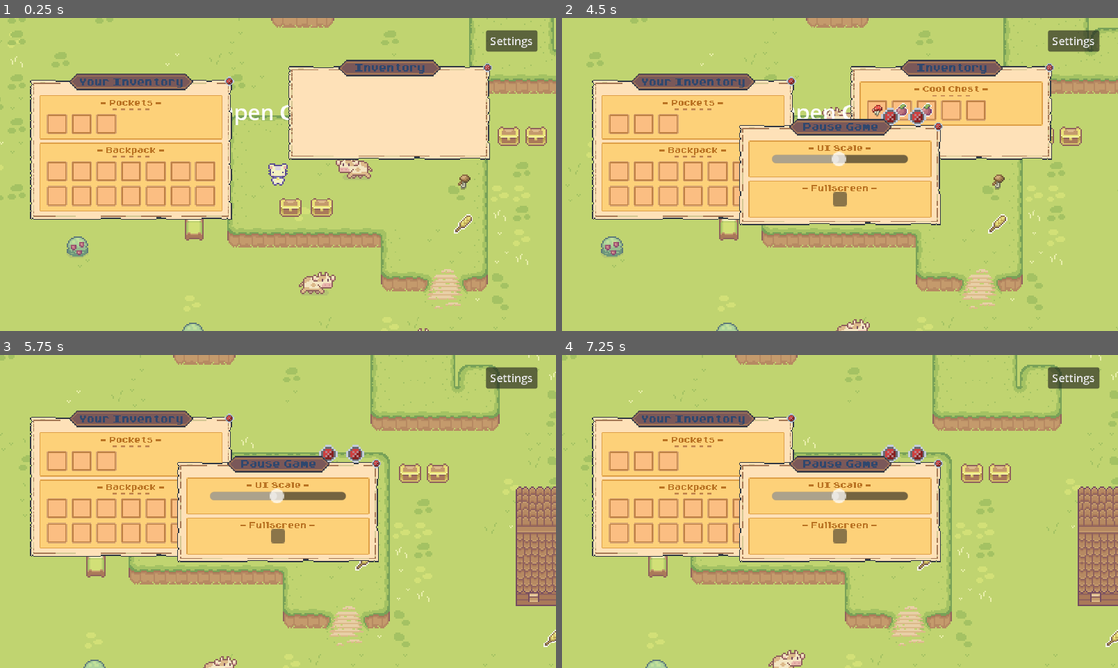
Above: before the commit, frames 1-4 (two rows, left to right).
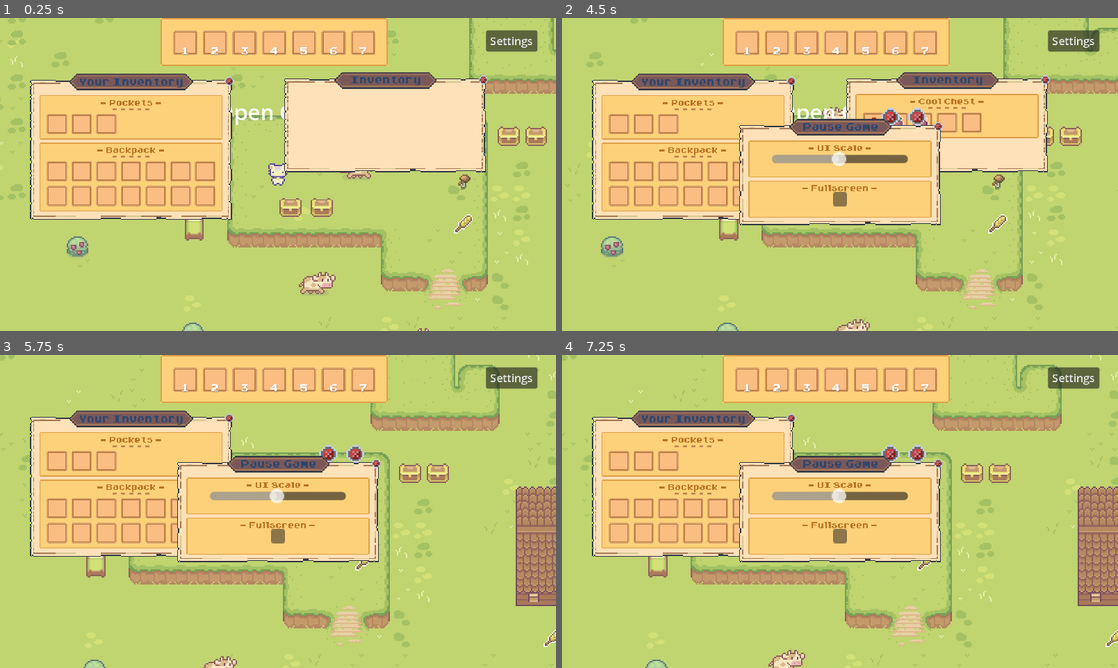
Above: after the commit, the same moments.

Repository: kawaiibats/tacobat
Game: Godot game, scene res://scenes/master.tscn
Two runs of this game, one before a commit and one after it. Both use one fixed random seed, a clock stepped at 60 frames per second and the inputs below. Sound files missing from this copy of the repository are replaced by a short silence.
Inputs (mouse positions are in pixels of both pictures, inside the frame that each line leads up to):
- Up to frame 1 (0.25 s): no input
- Up to frame 2 (4.5 s): drag from (639, 246) to (840, 174) at 0.52 s; click "Settings" at 1.25 s; click (890, 115) at 2 s; click (917, 71) at 2.75 s; tap Enter at 3.5 s; drag from (951, 111) to (840, 174) at 3.52 s; tap Space at 4.25 s; move the mouse to (695, 149) at 4.27 s; press the mouse at (695, 149) at 4.28 s; hold D (right) from 4.28 s (still down); tap F (interact) at 4.35 s
- Up to frame 3 (5.75 s): release D (right) at 5 s; release the mouse at (133, 486) at 5 s; drag from (55, 461) to (278, 511) at 5.02 s
- Up to frame 4 (7.25 s): tap Enter at 5.75 s; drag from (645, 461) to (756, 542) at 5.77 s; tap Space at 6.5 s; drag from (667, 461) to (756, 542) at 6.52 s

The runs differ from the first frame. In frame 1, 11% of the frame differs, in the area x 28-89%, y 0-50%; in frame 2, 13%; in frame 3, 6.3%; in frame 4, 6.3%.

Commit message:
Basic hotbar, some fixes
updated my jank chest data saving method

Implemented the hotbar. It readies as an inventory but only contains slots  so it will take special implementation into the player inventory overall pickup system

hotbar

Diff:
--- /dev/null
+++ b/components/inventory/core/hotbar.gd
@@ -0,0 +1,19 @@
+class_name Hotbar extends Scale_Control
+
+@export var slot_container_path: NodePath
+@onready var slot_container = get_node( slot_container_path ) as Control
+
+@export var hotbarSize: int
+var hotbar_slot_res = preload("res://components/inventory/core/hotbar_slot.tscn")
+
+var slots : Array = []
+
+var isChest = false
+
+func _ready():
+	for s in hotbarSize:
+		var slot = hotbar_slot_res.instantiate()
+		slot.key = str( s + 1 )
+		slot_container.add_child( slot )
+		slots.append( slot )
+	SignalManager.emit_signal( "inventory_ready", self )
--- /dev/null
+++ b/components/inventory/core/hotbar.tscn
@@ -0,0 +1,39 @@
+[gd_scene load_steps=3 format=3 uid="uid://ukw6pom5at6"]
+
+[ext_resource type="Texture2D" uid="uid://1gygnx0x44wk" path="res://art/statoasty/UI books & more.png" id="1_0rox8"]
+[ext_resource type="Script" path="res://components/inventory/core/hotbar.gd" id="2_wy4s0"]
+
+[node name="hotbar" type="NinePatchRect"]
+anchors_preset = 5
+anchor_left = 0.5
+anchor_right = 0.5
+offset_left = -92.0
+offset_right = 92.0
+offset_bottom = 39.0
+grow_horizontal = 2
+texture = ExtResource("1_0rox8")
+region_rect = Rect2(354, 274, 28, 12)
+patch_margin_left = 27
+patch_margin_top = 11
+patch_margin_right = 27
+patch_margin_bottom = 11
+script = ExtResource("2_wy4s0")
+slot_container_path = NodePath("slot_container")
+
+[node name="slot_container" type="GridContainer" parent="."]
+layout_mode = 1
+anchors_preset = 8
+anchor_left = 0.5
+anchor_top = 0.5
+anchor_right = 0.5
+anchor_bottom = 0.5
+offset_left = -82.0
+offset_top = -10.0
+offset_right = 82.0
+offset_bottom = 10.0
+grow_horizontal = 2
+grow_vertical = 2
+mouse_filter = 2
+theme_override_constants/h_separation = 4
+theme_override_constants/v_separation = 4
+columns = 7
--- /dev/null
+++ b/components/inventory/core/hotbar_slot.gd
@@ -0,0 +1,17 @@
+class_name Hotbar_Slot extends Inventory_Slot
+
+@export var lbl_key_path: NodePath
+@onready var lbl_key = get_node( lbl_key_path ) as Label
+
+
+var key
+
+
+
+func _ready():
+	lbl_key.text = key
+
+
+func _input( event ):
+	if Input.is_action_just_pressed("hotbar_" + key):
+		print( "Activated hotbar slot: ", key)
--- /dev/null
+++ b/components/inventory/core/hotbar_slot.tscn
@@ -0,0 +1,43 @@
+[gd_scene load_steps=4 format=3 uid="uid://y4qpa4pl1ybo"]
+
+[ext_resource type="PackedScene" path="res://components/inventory/core/inventory_slot.tscn" id="1_3r2fr"]
+[ext_resource type="Script" path="res://components/inventory/core/hotbar_slot.gd" id="2_b7hw0"]
+[ext_resource type="LabelSettings" uid="uid://bgkfb6rn46cwb" path="res://font/hotbarKey.tres" id="2_qifa4"]
+
+[node name="hotbar_slot" instance=ExtResource("1_3r2fr")]
+anchors_preset = -1
+anchor_left = -0.001
+anchor_right = 0.013
+anchor_bottom = 0.025
+offset_left = 0.42
+offset_right = 0.539999
+script = ExtResource("2_b7hw0")
+lbl_key_path = NodePath("lbl_key")
+
+[node name="item_container" parent="." index="0"]
+layout_mode = 1
+anchors_preset = 15
+anchor_right = 1.0
+anchor_bottom = 1.0
+offset_right = 0.0
+offset_bottom = 0.0
+grow_horizontal = 2
+grow_vertical = 2
+
+[node name="lbl_key" type="Label" parent="." index="1"]
+layout_mode = 1
+anchors_preset = -1
+anchor_top = 0.536
+anchor_right = 1.0
+anchor_bottom = 1.0
+offset_left = -1.0
+offset_top = 0.28
+offset_right = 36.0
+offset_bottom = 18.0
+grow_horizontal = 2
+grow_vertical = 0
+scale = Vector2(0.4, 0.4)
+text = "1"
+label_settings = ExtResource("2_qifa4")
+horizontal_alignment = 1
+vertical_alignment = 1
--- a/components/inventory/core/inventory.gd
+++ b/components/inventory/core/inventory.gd
@@ -13,6 +13,8 @@
 @onready var slot_container = get_node( slot_path )
 
 var slots : Array = []
+
+var isChest = false
 
 var debug = false
 
--- a/components/inventory/core/inventory_slot.gd
+++ b/components/inventory/core/inventory_slot.gd
@@ -48,7 +48,7 @@
 
 
 	# chest inventory updating ???
-	if container.get_parent().get_parent().get_parent().chest:
+	if container.get_parent().get_parent().get_parent().isChest == true:
 		print("TESTWIP: ", container.get_parent().get_parent().get_parent().chest.current_items)
 
 		container.get_parent().get_parent().get_parent().chest.current_items.erase(item.id)
--- a/components/managers/inventory_manager.gd
+++ b/components/managers/inventory_manager.gd
@@ -28,7 +28,7 @@
 	inventories.append ( inventory )
 
 	for slot in inventory.slots:
-		print("slotname:", slot)
+		#print("slotname:", slot)
 		slot.mouse_entered.connect(self._on_mouse_entered_slot.bind(slot) )
 		slot.mouse_exited.connect(self._on_mouse_exited_slot)
 		slot.gui_input.connect(self._on_gui_input_slot.bind(slot) )
@@ -67,6 +67,7 @@
 	if event is InputEventMouseMotion and item_in_hand:
 		#print("Item in hand pos:", item_in_hand.position)
 		#print("Event pos:", event.position)
+
 		item_in_hand.position = event.position + Vector2(-8, -8) # no idea why this breaks if i use a variable3
 
 
@@ -113,7 +114,7 @@
 			if slot is Equipment_Slot and item_in_hand.type != slot.type:
 				return
 
-
+			item_in_hand.z_index = 0 # fix for item in hand display on cursor
 			item_in_hand_node.remove_child(item_in_hand)
 
 			if slot.item:
@@ -133,12 +134,15 @@
 					slot.put_item( item_in_hand )
 					item_in_hand = temp_item
 					item_in_hand_node.add_child.call_deferred (item_in_hand)
+					item_in_hand_node.get_child(0).z_index = 1 #  # fix for item in hand display on cursor
 
 			else:
 				slot.put_item( item_in_hand )
 
-				# placing into a chest
-				if slot.container.get_parent().get_parent().get_parent().chest:
+				# placing into a chest JANK
+				print("jank name:", slot.container.get_parent().get_parent().get_parent().name)
+				if slot.container.get_parent().get_parent().get_parent().isChest == true:
+					print(slot.container.get_parent().get_parent().get_parent())
 					print("APPENDING 2: ", slot.container.get_parent().get_parent().get_parent().chest.current_items)
 					slot.container.get_parent().get_parent().get_parent().chest.current_items.append(item_in_hand.id)
 
@@ -149,8 +153,8 @@
 			item_offset = event.global_position - item_in_hand.global_position
 			slot.pick_item()
 			item_in_hand_node.add_child( item_in_hand )
+			item_in_hand_node.get_child(0).z_index = 1 # fix for item in hand display on cursor
 			item_in_hand.global_position = event.global_position - item_offset
-
 
 
 
--- a/components/managers/resource_manager.gd
+++ b/components/managers/resource_manager.gd
@@ -12,6 +12,10 @@
 	"golden_berry" : preload( "res://art/item_icon/apple.png" ),
 	"jojiberry" : preload( "res://art/item_icon/apple.png" ),
 	"speed_trinket" : preload( "res://art/item_icon/speed_trinket.png" )
+}
+
+var tscn = {
+	"hotbar_slot": preload("res://components/inventory/core/hotbar_slot.gd")
 }
 
 
--- /dev/null
+++ b/font/hotbarKey.tres
@@ -0,0 +1,8 @@
+[gd_resource type="LabelSettings" load_steps=2 format=3 uid="uid://bgkfb6rn46cwb"]
+
+[ext_resource type="FontFile" uid="uid://bk0dqa8dqm8de" path="res://font/Arcadepix Plus.ttf" id="1_xs0ru"]
+
+[resource]
+font = ExtResource("1_xs0ru")
+font_size = 32
+shadow_color = Color(0.411765, 0.411765, 0.411765, 0.32549)
--- a/objects/chest.gd
+++ b/objects/chest.gd
@@ -22,6 +22,7 @@
 	inventory.inventory_name = inventory_name
 	inventory.inventory_size = size
 	inventory.chest_path = self.get_path()
+	inventory.isChest = true
 
 	if (debug): print("chest parent:", get_parent())
 
--- a/project.godot
+++ b/project.godot
@@ -82,6 +82,41 @@
 "events": [Object(InputEventMouseButton,"resource_local_to_scene":false,"resource_name":"","device":-1,"window_id":0,"a …(240 unchanged characters)…
 ]
 }
+hotbar_1={
+"deadzone": 0.5,
+"events": [Object(InputEventKey,"resource_local_to_scene":false,"resource_name":"","device":-1,"window_id":0,"alt_pressed":false,"shift_pressed":false,"ctrl_pressed":false,"meta_pressed":false,"pressed":false,"keycode":0,"physical_keycode":49,"key_label":0,"unicode":49,"echo":false,"script":null)
+]
+}
+hotbar_2={
+"deadzone": 0.5,
+"events": [Object(InputEventKey,"resource_local_to_scene":false,"resource_name":"","device":-1,"window_id":0,"alt_pressed":false,"shift_pressed":false,"ctrl_pressed":false,"meta_pressed":false,"pressed":false,"keycode":0,"physical_keycode":50,"key_label":0,"unicode":50,"echo":false,"script":null)
+]
+}
+hotbar_3={
+"deadzone": 0.5,
+"events": [Object(InputEventKey,"resource_local_to_scene":false,"resource_name":"","device":-1,"window_id":0,"alt_pressed":false,"shift_pressed":false,"ctrl_pressed":false,"meta_pressed":false,"pressed":false,"keycode":0,"physical_keycode":51,"key_label":0,"unicode":51,"echo":false,"script":null)
+]
+}
+hotbar_4={
+"deadzone": 0.5,
+"events": [Object(InputEventKey,"resource_local_to_scene":false,"resource_name":"","device":-1,"window_id":0,"alt_pressed":false,"shift_pressed":false,"ctrl_pressed":false,"meta_pressed":false,"pressed":false,"keycode":0,"physical_keycode":52,"key_label":0,"unicode":52,"echo":false,"script":null)
+]
+}
+hotbar_5={
+"deadzone": 0.5,
+"events": [Object(InputEventKey,"resource_local_to_scene":false,"resource_name":"","device":-1,"window_id":0,"alt_pressed":false,"shift_pressed":false,"ctrl_pressed":false,"meta_pressed":false,"pressed":false,"keycode":0,"physical_keycode":53,"key_label":0,"unicode":53,"echo":false,"script":null)
+]
+}
+hotbar_6={
+"deadzone": 0.5,
+"events": [Object(InputEventKey,"resource_local_to_scene":false,"resource_name":"","device":-1,"window_id":0,"alt_pressed":false,"shift_pressed":false,"ctrl_pressed":false,"meta_pressed":false,"pressed":false,"keycode":0,"physical_keycode":54,"key_label":0,"unicode":54,"echo":false,"script":null)
+]
+}
+hotbar_7={
+"deadzone": 0.5,
+"events": [Object(InputEventKey,"resource_local_to_scene":false,"resource_name":"","device":-1,"window_id":0,"alt_pressed":false,"shift_pressed":false,"ctrl_pressed":false,"meta_pressed":false,"pressed":false,"keycode":0,"physical_keycode":55,"key_label":0,"unicode":55,"echo":false,"script":null)
+]
+}
 
 [layer_names]
 
--- a/scenes/master.tscn
+++ b/scenes/master.tscn
@@ -7,6 +7,7 @@
 [ext_resource type="PackedScene" uid="uid://bts7qesniabqh" path="res://components/inventory/inventory_ui/split_stack.tscn" id="4_n7w7y"]
 [ext_resource type="PackedScene" uid="uid://deixwe760mer0" path="res://components/inventory/items/item_info.tscn" id="5_b3xb5"]
 [ext_resource type="PackedScene" uid="uid://orrk5jk7tb7" path="res://components/inventory/inventory_ui/quick_inventory_player.tscn" id="6_5vlix"]
+[ext_resource type="PackedScene" uid="uid://ukw6pom5at6" path="res://components/inventory/core/hotbar.tscn" id="7_raxsw"]
 [ext_resource type="PackedScene" uid="uid://bn3fyevp02niv" path="res://ui/pause_menu.tscn" id="7_vcl2h"]
 
 [node name="master" type="Node"]
@@ -37,7 +38,6 @@
 
 [node name="item_in_hand" type="Control" parent="ui/ui_container"]
 top_level = true
-clip_children = 2
 layout_mode = 3
 anchors_preset = 0
 offset_right = 40.0
@@ -47,7 +47,7 @@
 [node name="item_info" parent="ui/ui_container" instance=ExtResource("5_b3xb5")]
 visible = false
 top_level = true
-z_index = 0
+z_index = 1
 layout_mode = 0
 offset_left = 16.0
 offset_top = 22.0
@@ -77,10 +77,10 @@
 anchor_top = 0.5
 anchor_right = 0.5
 anchor_bottom = 0.5
-offset_left = -17.0
-offset_top = -90.0
-offset_right = 179.0
-offset_bottom = 1.0
+offset_left = -20.0
+offset_top = -81.0
+offset_right = 176.0
+offset_bottom = 10.0
 grow_horizontal = 2
 grow_vertical = 2
 scale = Vector2(0.75, 0.75)
@@ -94,6 +94,16 @@
 offset_bottom = 11.0
 scale = Vector2(0.75, 0.75)
 item_info_path = NodePath("../../item_info")
+
+[node name="hotbar" parent="ui/ui_container/windows" instance=ExtResource("7_raxsw")]
+layout_mode = 1
+anchors_preset = -1
+anchor_left = 0.494
+anchor_right = 0.494
+offset_left = -83.48
+offset_right = 100.52
+scale = Vector2(0.9, 0.9)
+hotbarSize = 7
 
 [node name="buttons" type="Control" parent="ui/ui_container"]
 layout_mode = 3
Not shown: 1 places in scenes/master.tscn that only renumber resources
